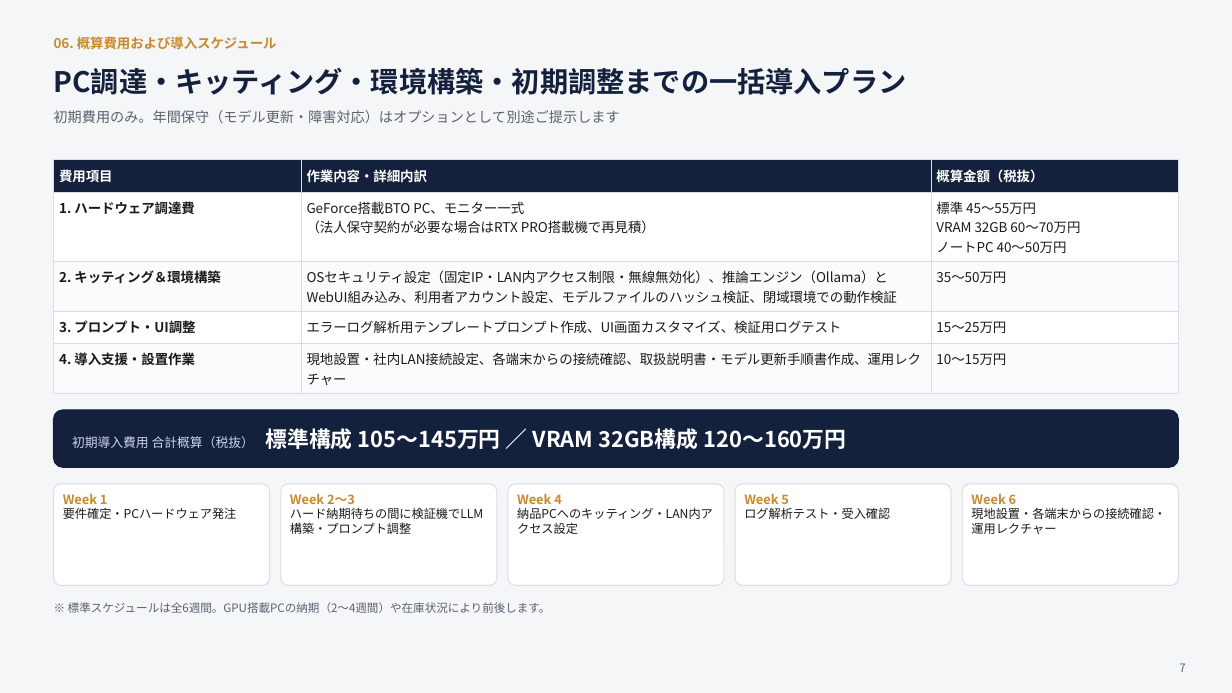
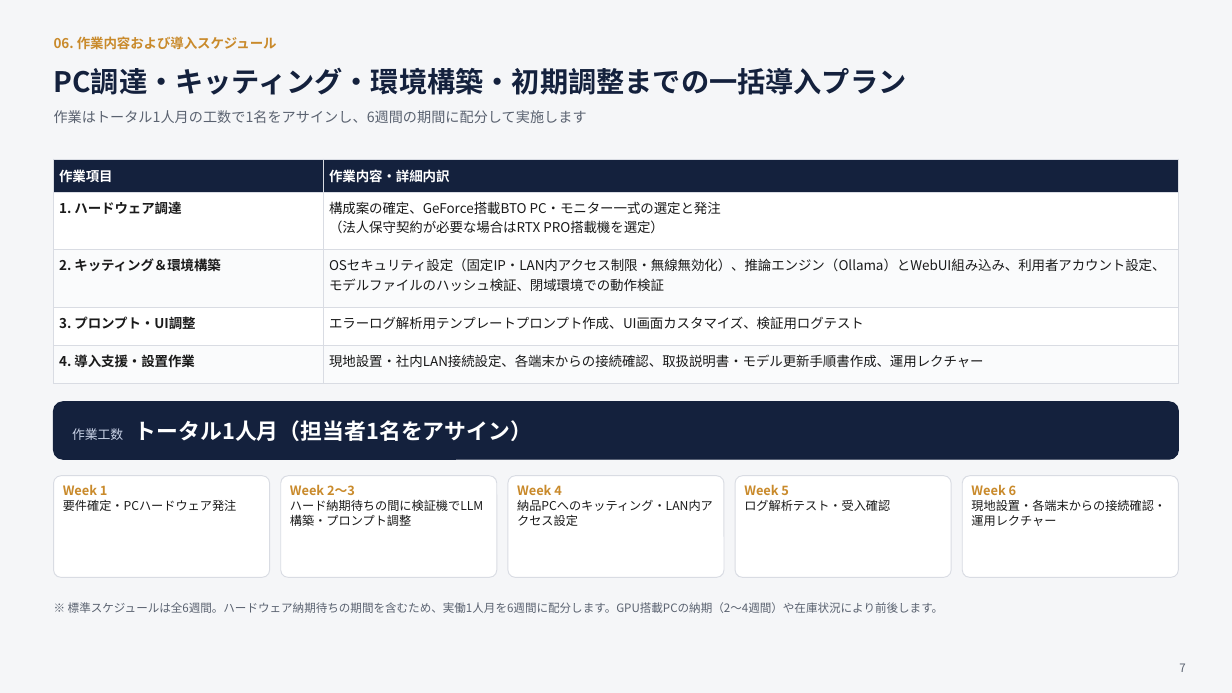
Before and after one commit to EN-Office/EN-Office, a slide deck: slide 7 of docs/proposal/local_llm_proposal_v3.pptx. Drawn at 1232x693 pixels with LibreOffice and Linux fonts; fonts in the diff are those of the drawing. Boxes give left, top, right and bottom in pixels: in the first picture for what was removed or moved away, otherwise in the second. Text is boxed around its words. In the diff, an @@ line names an element or a change of style, - is before the commit and + after.

```diff
--- a/docs/proposal/local_llm_proposal_v3.pptx
+++ b/docs/proposal/local_llm_proposal_v3.pptx
@@ text at <box>54,36,277,50</box>: text changed @@
-06. 概算費用および導入スケジュール
+06. 作業内容および導入スケジュール
@@ text at <box>54,110,587,123</box>: text changed @@
-初期費用のみ。年間保守（モデル更新・障害対応）はオプションとして別途ご提示します
+作業はトータル1人月の工数で1名をアサインし、6週間の期間に配分して実施します
@@ table at <box>54,159,1178,530</box> @@
-column 1: 費用項目 | 1. ハードウェア調達費 | 2. キッティング＆環境構築 | 3. プロンプト・UI調整 | 4. 導入支援・設置作業
-column 2: 作業内容・詳細内訳 | GeForce搭載BTO PC、モニター一式 / （法人保守契約が必要な場合はRTX PRO搭載機で再見積） | OSセキュリティ設定（固定IP・LAN内アクセス制限・無線無効化）、推論エンジン（Ollama）とWebUI組み込み、利用者アカウント設定、モデルファイルのハッシュ検証、閉域環境での動作検証 | エラーログ解析用テンプレートプロンプト作成、UI画面カスタマイズ、検証用ログテスト | 現地設置・社内LAN接続設定、各端末からの接続確認、取扱説明書・モデル更新手順書作成、運用レクチャー
-column 3: 概算金額（税抜） | 標準 45〜55万円 / VRAM 32GB 60〜70万円 / ノートPC 40〜50万円 | 35〜50万円 | 15〜25万円 | 10〜15万円
+column 1: 作業項目 | 1. ハードウェア調達 | 2. キッティング＆環境構築 | 3. プロンプト・UI調整 | 4. 導入支援・設置作業
+column 2: 作業内容・詳細内訳 | 構成案の確定、GeForce搭載BTO PC・モニター一式の選定と発注 / （法人保守契約が必要な場合はRTX PRO搭載機を選定） | OSセキュリティ設定（固定IP・LAN内アクセス制限・無線無効化）、推論エンジン（Ollama）とWebUI組み込み、利用者アカウント設定、モデルファイルのハッシュ検証、閉域環境での動作検証 | エラーログ解析用テンプレートプロンプト作成、UI画面カスタマイズ、検証用ログテスト | 現地設置・社内LAN接続設定、各端末からの接続確認、取扱説明書・モデル更新手順書作成、運用レクチャー
@@ text at <box>72,420,532,441</box>: text changed @@
-初期導入費用 合計概算（税抜） 標準構成 105〜145万円 ／ VRAM 32GB構成 120〜160万円
+作業工数 トータル1人月（担当者1名をアサイン）
@@ 6 rounded rectangles, 5 texts: place and size @@
-6 rounded rectangles, 5 texts at <box>54,410,1178,586</box>
+6 rounded rectangles, 5 texts at <box>54,402,1178,578</box>
@@ text at <box>68,602,944,613</box>: text changed @@
-※ 標準スケジュールは全6週間。GPU搭載PCの納期（2〜4週間）や在庫状況により前後します。
+※ 標準スケジュールは全6週間。ハードウェア納期待ちの期間を含むため、実働1人月を6週間に配分します。GPU搭載PCの納期（2〜4週間）や在庫状況により前後します。
```
Also in this commit, not shown: 5 other slides changed, 3 other files.
